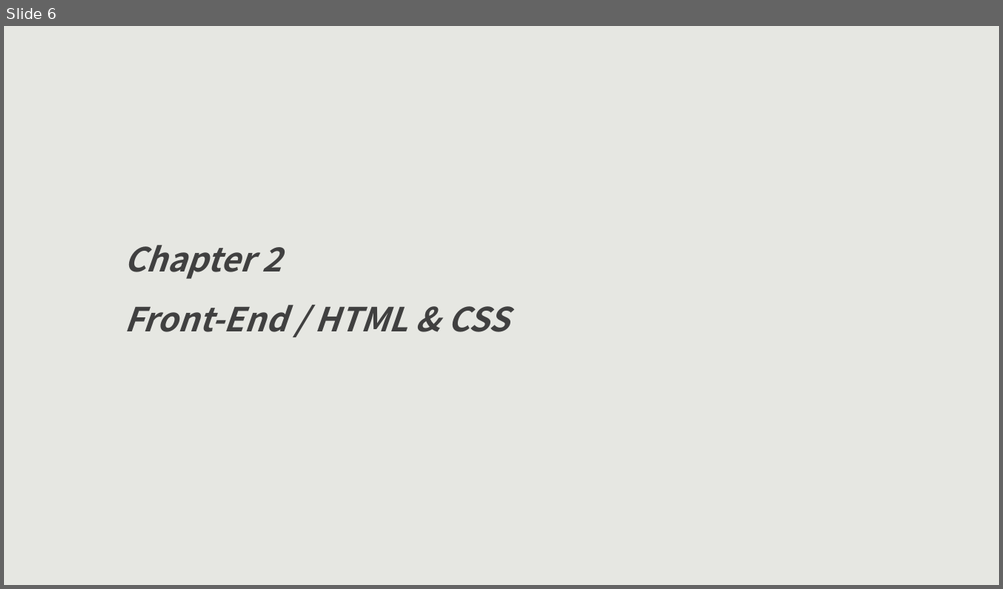
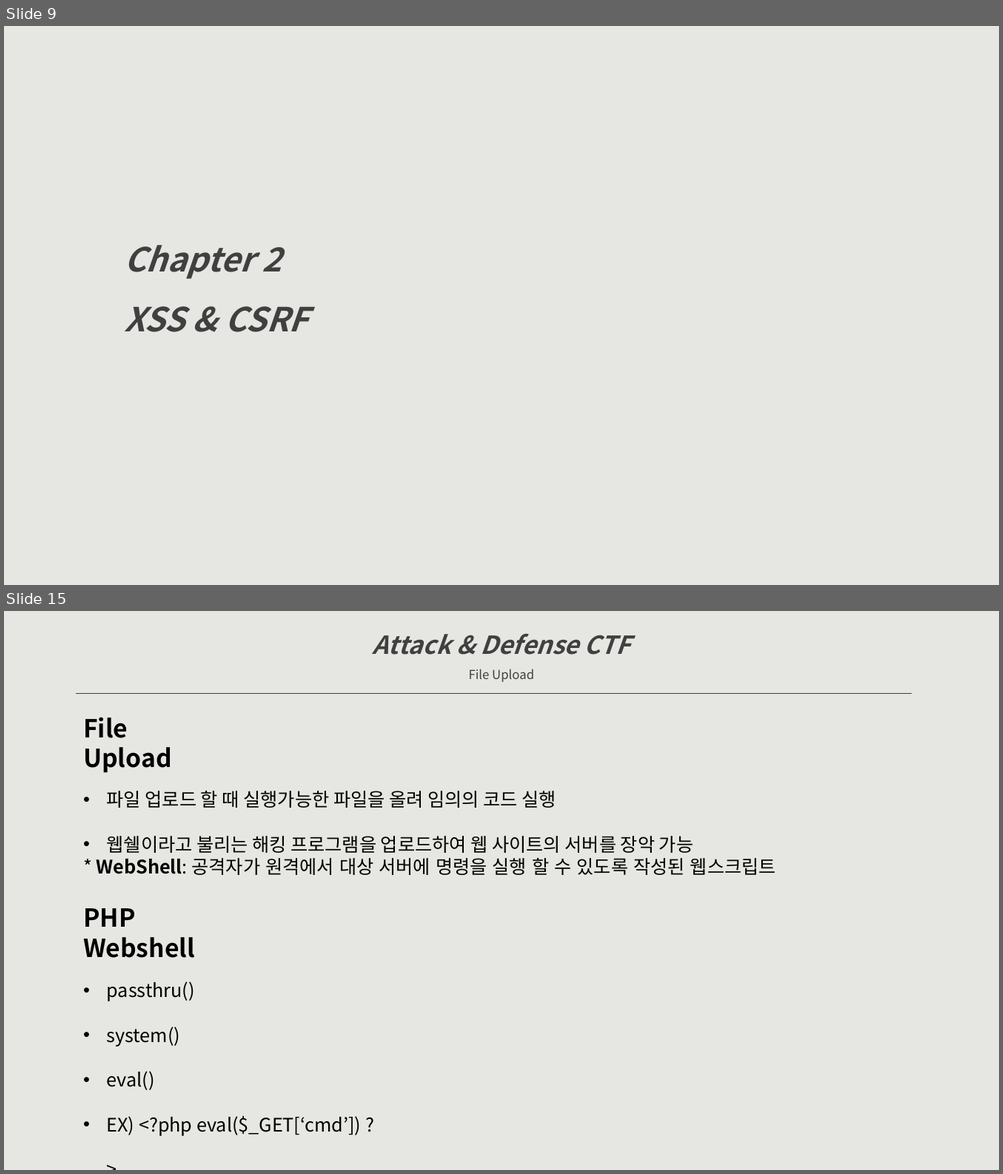
Before and after one commit to raxkson/kisec, a slide deck: Doc/Attack&Defense CTF-secu.pptx. Shown one above the other, each under a label of ours: slide 6 before the commit, slides 9 and 15 after it; the slides between them are not shown. The pictures are 1003x589 and 1003x1174 pixels, drawn with LibreOffice and Linux fonts; fonts in the diff are those of the drawing. Boxes give left, top, right and bottom in pixels: in the first picture for what was removed or moved away, otherwise in the second. Text is boxed around its words. In the diff, an @@ line names an element or a change of style, - is before the commit and + after.

```diff
--- a/Doc/Attack&Defense CTF-secu.pptx
+++ b/Doc/Attack&Defense CTF-secu.pptx
@@ slide 15 added at bbox=[4, 611, 999, 1170], background #E6E7E2 @@
@@ text added at bbox=[373, 633, 630, 682], 24 pt, text #404040, bold, italic @@
+Attack & Defense CTF
+File Upload
@@ line added from (77, 694) to (912, 694), #404040 0.5 pt @@
@@ text added at bbox=[83, 717, 171, 773], 24 pt, text #000000, bold @@
+File Upload
@@ text added at bbox=[96, 791, 776, 875], 18 pt, text #000000 @@
+• 파일 업로드 할 때 실행가능한 파일을 올려 임의의 코드 실행
+• 웹쉘이라고 불리는 해킹 프로그램을 업로드하여 웹 사이트의 서버를 장악 가능
+* WebShell: 공격자가 원격에서 대상 서버에 명령을 실행 할 수 있도록 작성된 웹스크립트
@@ text added at bbox=[83, 908, 195, 958], 24 pt, text #000000, bold @@
+PHP Webshell
@@ text added at bbox=[107, 982, 361, 1136], 18 pt, text #000000 @@
+• passthru()
+• system()
+• eval()
+• EX) <?php eval($_GET[‘cmd’]) ?>
@@ what was slide 6 is now slide 9 @@
@@ slide 9 changed as well @@
@@ text at bbox=[124, 306, 308, 332]: text changed @@
-Front-End / HTML & CSS
+XSS & CSRF
```
Also in this commit, not shown: 4 other slides changed, 36 other slides added, 5 slides removed.
